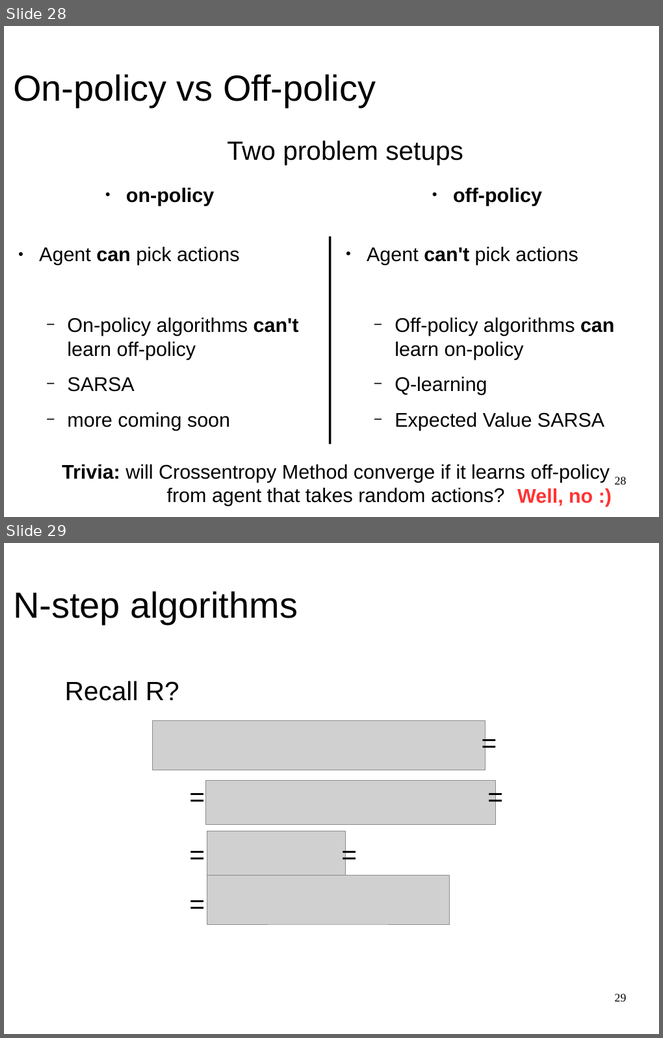
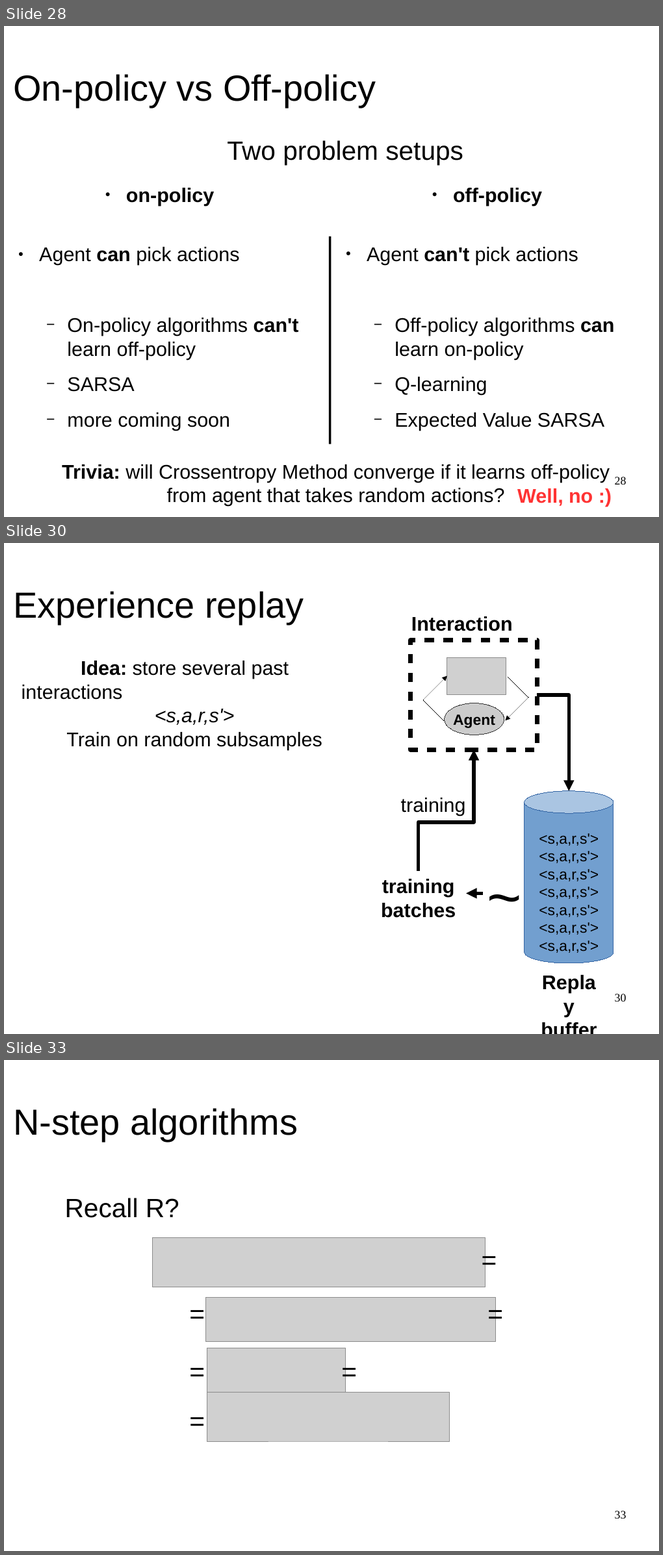
Before and after one commit to justheuristic/picsart_rl, a slide deck: day1/lecture_part2.odp. Shown one above the other, each under a label of ours: slides 28 and 29 before the commit, slides 28, 30 and 33 after it; the slides between them are not shown. The pictures are 663x1038 and 663x1555 pixels, drawn with LibreOffice and Linux fonts; fonts in the diff are those of the drawing; grey boxes stand for pictures. Boxes give left, top, right and bottom in pixels: in the first picture for what was removed or moved away, otherwise in the second. Text is boxed around its words. In the diff, an @@ line names an element or a change of style, - is before the commit and + after.

```diff
--- a/day1/lecture_part2.odp
+++ b/day1/lecture_part2.odp
@@ slide 30 added at (4,543,659,1034), background #FFFFFF @@
@@ title added at (13,591,304,624), 44 pt, text #000000 @@
+Experience replay
@@ text added at (412,616,513,631), 24 pt, text #000000, bold @@
+Interaction
@@ rectangle added at (411,641,537,750), fill #FFFFFF, outline #000000 5.75 pt @@
@@ picture added at (447,658,506,694) @@
@@ text added at (22,661,322,750), 24 pt, text #000000 @@
+Idea: store several past interactions
+<s,a,r,s'>
+Train on random subsamples
@@ arrow added from (424, 700) to (447, 676), #000000 0 pt @@
@@ line added from (508, 677) to (529, 698), #000000 0 pt @@
@@ arrow added from (529, 698) to (506, 720), #000000 0 pt @@
@@ elbow arrow added from (537, 695) to (570, 791), #000000 4.31 pt @@
@@ line added from (445, 720) to (424, 700), #000000 0 pt @@
@@ ellipse added at (445,704,504,735), fill #CCCCCC, outline #333333 0 pt, 18 pt, text #000000, bold @@
+Agent
@@ elbow arrow added from (419, 871) to (475, 750), #000000 4.31 pt @@
@@ cylinder added at (525,791,614,964), fill #729FCF, outline #3465A4 0 pt, 18 pt, text #000000 @@
+<s,a,r,s'>
+<s,a,r,s'>
+<s,a,r,s'>
+<s,a,r,s'>
+<s,a,r,s'>
+<s,a,r,s'>
+<s,a,r,s'>
@@ text added at (401,798,466,816), 24 pt, text #000000 @@
+training
@@ text added at (482,856,529,929), 72 pt, text #000000 @@
+~
@@ text added at (381,879,456,918), 24 pt, text #000000, bold @@
+training
+batches
@@ arrow added from (483, 894) to (467, 894), #000000 4.31 pt @@
@@ text added at (530,967,607,1034), 24 pt, text #000000, bold @@
+Replay
+buffer
@@ page number added at (615,994,627,1002), 14 pt, text #000000 @@
+30
@@ what was slide 29 is now slide 33 @@
@@ page number at (615,1511,627,1519): text changed @@
-29
+33
```
Also in this commit, not shown: 3 other slides added, 1 other file.
